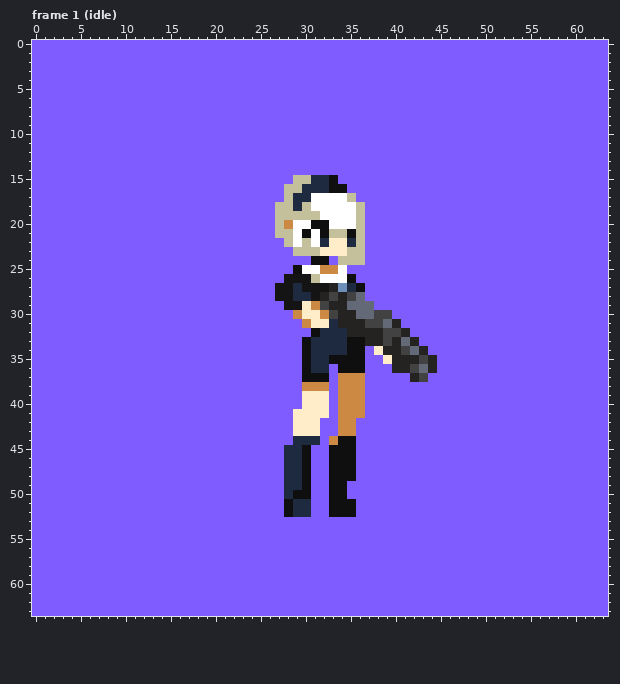
Pixel-art file -- player_sprite_sheet_uniform.aseprite. Above, as it was before the edit.
64x64 pixels, 60 frames. Shown: frame 1 (idle). The commit also changed other frames, which this record leaves out.
Now the later version:
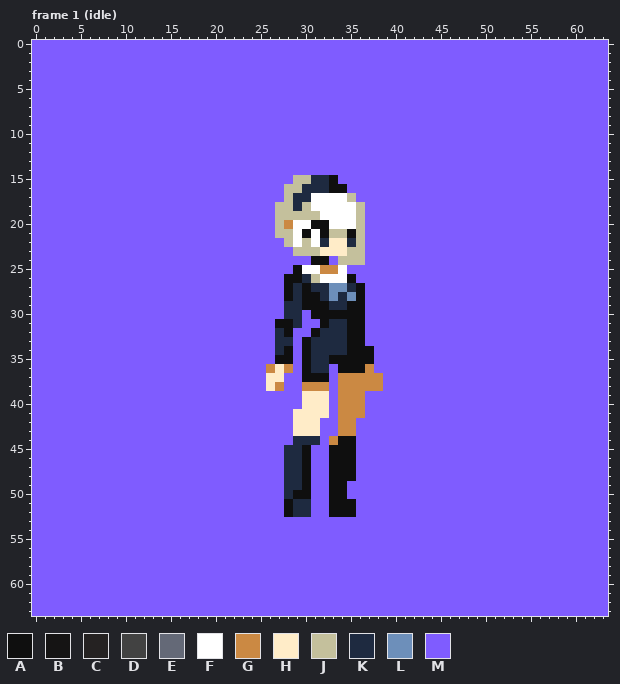
Palette (. is transparent): A #0f0f0f  B #151414  C #252222  D #424242  E #646977  F #ffffff  G #cb8943  H #ffecc8  J #c4c09c  K #1e2a40  L #6d8fba  M #7f5cff
Diff:
layer "arms" now shown
layer "rifle" now hidden
--- frame 1 (idle)
@@ x 24..46 @@
 25 MMMMMAFFGGFMMMMMMMMMMMM
-26 MMMMBBBJFFFAMMMMMMMMMMM
-27 MMMBBKBBBCLKAMMMMMMMMMM
-28 MMMBBKKBCDCDEMMMMMMMMMM
-29 MMMMBBHGDCCEEEMMMMMMMMM
-30 MMMMMGHHGDCCEEDDMMMMMMM
-31 MMMMMMGHHKCCCDDECMMMMMM
-32 MMMMMMMAKKKCCCCDDCMMMMM
-33 MMMMMMAKKKKAACCDCECMMMM
-34 MMMMMMAKKKKAAMHCCDECMMM
-35 MMMMMMAKKAAAAMMHCCCDCMM
-36 MMMMMMAKKMAAAMMMCCDECMM
-37 MMMMMMAAAMGGGMMMMMCDMMM
-38 MMMMMMGGGMGGGMMMMMMMMMM
+26 MMMMAAKJFFFAMMMMMMMMMMM
+27 MMMMAKAKKLLKAMMMMMMMMMM
+28 MMMMAKAAKLKLAMMMMMMMMMM
+29 MMMMKKAAAKKAAMMMMMMMMMM
+30 MMMMKKMAAAAAAMMMMMMMMMM
+31 MMMAAKMMAKKAAMMMMMMMMMM
+32 MMMKAMMAKKKAAMMMMMMMMMM
+33 MMMKKMAKKKKAAMMMMMMMMMM
+34 MMMKAMAKKKKAAAMMMMMMMMM
+35 MMMAAMAKKAAAAAMMMMMMMMM
+36 MMGHGMAKKMAAAGMMMMMMMMM
+37 MMHHMMAAAMGGGGGMMMMMMMM
+38 MMHGMMGGGMGGGGGMMMMMMMM
 39 MMMMMMHHHMGGGMMMMMMMMMM
Boxes around the changes in both pictures, in picture pixels (x1, y1, x2, y2):
changed: (266, 274, 437, 391)
